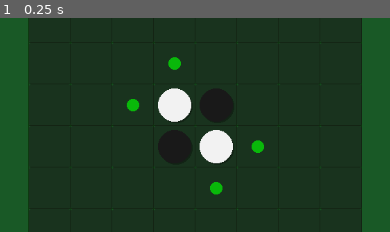
Above: before the commit, frame 1.
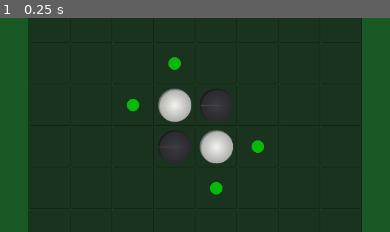
Above: after the commit, the same moment.

Repository: ingebrigtmegard/godot-othello-2
Game: Godot game, scene res://scenes/game_manager.tscn
The game is run twice, just before and just after one commit, with the same random seed, the same clock (stepped at 60 frames per second) and the same inputs.
Inputs:
- Up to frame 1 (0.25 s): no input
The pictures show only the part of the screen within x 9-59%, y 21-70%; the shares and areas given below are measured in that part.

The runs differ from the first frame. In frame 1, 3.1% of the frame differs, in the area x 40-60%, y 32-69%.

Commit message:
feat: replace drawn circles with sprite-based disc textures
Replace flat colored circle drawing with textured disc PNGs featuring
radial gradients, highlights, and drop shadows. Flip animation now
scales TextureRect (shrink to edge-on, swap texture at midpoint, grow back).

Diff:
--- a/scenes/board_cell.tscn
+++ b/scenes/board_cell.tscn
@@ -7,7 +7,7 @@
 size = Vector2(60, 60)
 script = ExtResource("1")
 
-[node name="PieceVisual" type="ColorRect" parent="."]
+[node name="PieceVisual" type="TextureRect" parent="."]
 layout_mode = 1
 anchors_preset = 8
 anchor_left = 0.5
@@ -21,3 +21,4 @@
 grow_horizontal = 2
 grow_vertical = 2
 mouse_filter = 1
+expand_mode = 1
--- a/scripts/board_cell.gd
+++ b/scripts/board_cell.gd
@@ -3,94 +3,76 @@
 signal cell_pressed(x: int, y: int)
 signal flip_finished
 
+const BLACK_PIECE = preload("res://assets/piece_black.png")
+const WHITE_PIECE = preload("res://assets/piece_white.png")
+
 var x: int = 0
 var y: int = 0
 var _is_valid_move: bool = false
+var _piece_player: int = 0
 
-@onready var piece_visual = $PieceVisual
+@onready var piece_visual: TextureRect = $PieceVisual
 
 func _ready():
 	pressed.connect(_on_pressed)
-	if piece_visual:
-		piece_visual.visible = false
+	piece_visual.visible = false
 	_piece_player = 0
 
 func _on_pressed():
 	cell_pressed.emit(x, y)
 
-var _piece_player: int = 0
-var _piece_color: Color = Color(1, 1, 1, 1)
-var _is_flipping: bool = false
-var _flip_progress: float = 0.0
-var _old_color: Color = Color(1, 1, 1, 1)
-var _new_color: Color = Color(1, 1, 1, 1)
-var _flip_tween: Tween
+func set_piece(player: int, color: Color):
+	# Skip if player unchanged
+	if player == _piece_player:
+		return
 
-func set_piece(player: int, color: Color):
+	var old_player = _piece_player
 	_piece_player = player
 
-	# Skip if color unchanged
-	if color == _piece_color and not _is_flipping:
-		return
-	if color == _piece_color:
+	if piece_visual == null:
 		return
 
-	# Cancel any in-progress animation
-	if _is_flipping and _flip_tween and is_instance_valid(_flip_tween):
-		_flip_tween.kill()
+	# Determine target texture
+	var target_tex = WHITE_PIECE if player == GameConstants.WHITE else BLACK_PIECE
 
-	_old_color = _piece_color
-	_new_color = color
-	_is_flipping = true
-	_flip_progress = 0.0
+	# If no piece was there before, just show it instantly
+	if old_player == GameConstants.EMPTY:
+		piece_visual.texture = target_tex
+		piece_visual.visible = true
+		piece_visual.scale = Vector2(1, 1)
+		return
 
-	_flip_tween = create_tween()
-	_flip_tween.tween_method(_on_flip_tick, 0.0, 1.0, 0.2)
-	_flip_tween.tween_callback(_on_flip_complete)
+	# Hide piece if removing
+	if player == GameConstants.EMPTY:
+		piece_visual.visible = false
+		return
 
-func _on_flip_tick(progress: float):
-	_flip_progress = progress
-	queue_redraw()
+	# Flip animation: shrink → swap texture → grow
+	if piece_visual.visible:
+		piece_visual.visible = true
+		var tween = create_tween()
 
-func _on_flip_complete():
-	_is_flipping = false
-	_piece_color = _new_color
-	_flip_progress = 0.0
-	queue_redraw()
-	flip_finished.emit()
+		# Phase 1: shrink to edge-on (100ms)
+		tween.tween_property(piece_visual, "scale", Vector2(0.05, 1), 0.1)
+		# Swap texture at midpoint
+		tween.tween_callback(func(): piece_visual.texture = target_tex)
+		# Phase 2: grow back (100ms)
+		tween.tween_property(piece_visual, "scale", Vector2(1, 1), 0.1)
+		tween.tween_callback(func(): flip_finished.emit())
+	else:
+		piece_visual.texture = target_tex
+		piece_visual.visible = true
+		flip_finished.emit()
 
 func set_valid_move(is_valid: bool):
 	_is_valid_move = is_valid
 	queue_redraw()
 
 func _draw():
-	var s = get_size()
-	var center = s / 2.0
-	var piece_radius = s.x * 0.4
-
-	# Draw round piece
-	if _piece_player != 0:
-		var draw_color: Color
-		var draw_radius: float
-
-		if _is_flipping:
-			# 3D rotation effect: circle shrinks to edge-on, then grows
-			var scale = abs(sin(_flip_progress * 3.14159))
-			draw_radius = piece_radius * scale
-			# Color transitions from old to new
-			draw_color = _old_color.lerp(_new_color, _flip_progress)
-		else:
-			draw_radius = piece_radius
-			draw_color = _piece_color
-
-		if draw_radius > 0.5:
-			# Draw shadow
-			draw_circle(center + Vector2(2, 2), draw_radius, Color(0, 0, 0, 0.3))
-			# Draw main piece
-			draw_circle(center, draw_radius, draw_color)
-
-	# Draw valid move indicator (smaller translucent dot)
+	# Valid move indicator only
 	if _is_valid_move:
+		var s = get_size()
+		var center = s / 2.0
 		var indicator_radius = s.x * 0.15
 		draw_circle(center, indicator_radius, Color(0.0, 1.0, 0.0, 0.3))
 		draw_circle(center, indicator_radius, Color(0.0, 1.0, 0.0, 0.5))
Binary file added: assets/piece_black.png
Binary file added: assets/piece_white.png
Not shown, added: plans/sprite-pieces.md
Not shown, changed: todo.md
